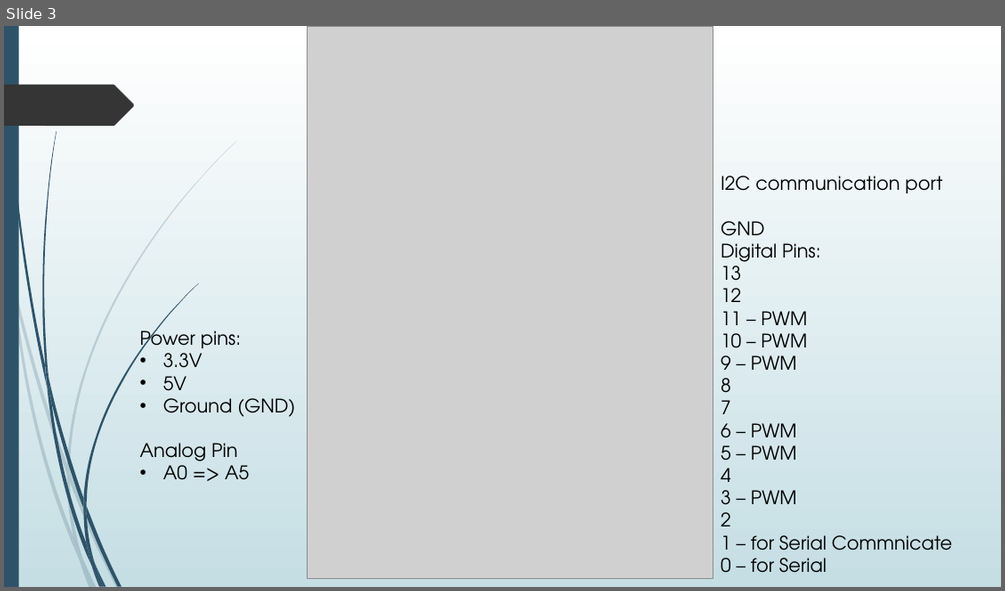
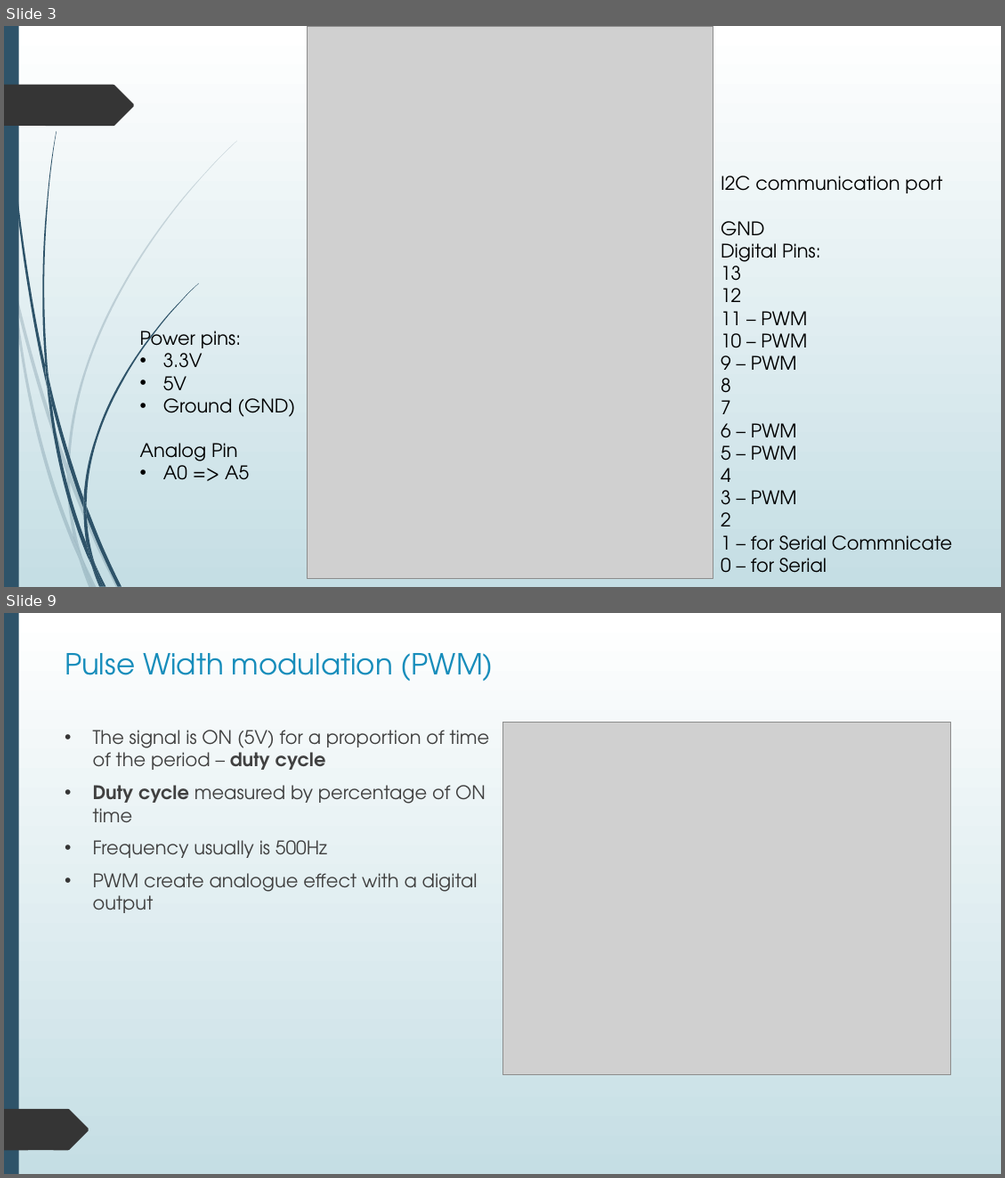
Before and after one commit to nxphi47/arduinoWSntuoss, a slide deck: Arduino_workshop.pptx. Shown one above the other, each under a label of ours: slide 3 before the commit, slides 3 and 9 after it; the slides between them are not shown. The pictures are 1005x591 and 1005x1178 pixels, drawn with LibreOffice and Linux fonts; fonts in the diff are those of the drawing; grey boxes stand for pictures. Boxes give left, top, right and bottom in pixels: in the first picture for what was removed or moved away, otherwise in the second. Text is boxed around its words. In the diff, an @@ line names an element or a change of style, - is before the commit and + after.

```diff
--- a/Arduino_workshop.pptx
+++ b/Arduino_workshop.pptx
@@ slide 9 added at [4,613,1001,1174], background gradient #FFFFFF to #C5DEE5; not listed: 23 template elements that a slide beside it also shows @@
@@ rectangle added at [4,613,1001,1174], fill gradient #FFFFFF to #C5DEE5 @@
@@ rectangle added at [4,613,19,1174], fill #2E5369 @@
@@ title added at [65,653,494,681], 27.9 pt, text #178DBB @@
+Pulse Width modulation (PWM)
@@ text added at [93,730,490,913], 18 pt, text #404040 @@
+• The signal is ON (5V) for a proportion of time of the period – duty cycle
+• Duty cycle measured by percentage of ON time
+• Frequency usually is 500Hz
+• PWM create analogue effect with a digital output
@@ picture added at [503,722,951,1075] @@
@@ freeform shape added at [4,1109,89,1150], fill #353535 @@
```
Also in this commit, not shown: 1 slide changed, 11 other slides added, 3 other files.
